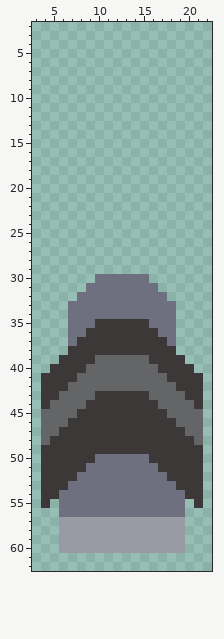
Two versions of one sprite sheet, sprites/pelican/pelican-autocannon.png. The picture above was drawn from the file before the commit.
The file is 26x65 pixels. Shown: x 3..22, y 2..62.
And afterwards:
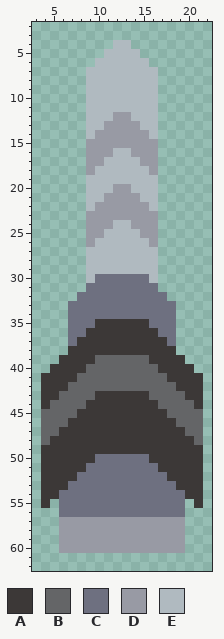
Palette (. is transparent): A #3c3837  B #646567  C #6e7080  D #989aa4  E #b0bac0
Changes in this commit:
{"y":4,"x":12,"old":"..","new":"EE"}
{"y":5,"x":11,"old":"....","new":"EEEE"}
{"y":6,"x":10,"old":"......","new":"EEEEEE"}
{"y":7,"x":9,"old":"........","new":"EEEEEEEE"}
{"y":8,"x":9,"old":"........","new":"EEEEEEEE"}
{"y":9,"x":9,"old":"........","new":"EEEEEEEE"}
{"y":10,"x":9,"old":"........","new":"EEEEEEEE"}
{"y":11,"x":9,"old":"........","new":"EEEEEEEE"}
{"y":12,"x":9,"old":"........","new":"EEEDDEEE"}
{"y":13,"x":9,"old":"........","new":"EEDDDDEE"}
{"y":14,"x":9,"old":"........","new":"EDDDDDDE"}
{"y":15,"x":9,"old":"........","new":"DDDDDDDD"}
{"y":16,"x":9,"old":"........","new":"DDDEEDDD"}
{"y":17,"x":9,"old":"........","new":"DDEEEEDD"}
{"y":18,"x":9,"old":"........","new":"DEEEEEED"}
{"y":19,"x":9,"old":"........","new":"EEEEEEEE"}
{"y":20,"x":9,"old":"........","new":"EEEDDEEE"}
{"y":21,"x":9,"old":"........","new":"EEDDDDEE"}
{"y":22,"x":9,"old":"........","new":"EDDDDDDE"}
{"y":23,"x":9,"old":"........","new":"DDDDDDDD"}
{"y":24,"x":9,"old":"........","new":"DDDEEDDD"}
{"y":25,"x":9,"old":"........","new":"DDEEEEDD"}
{"y":26,"x":9,"old":"........","new":"DEEEEEED"}
{"y":27,"x":9,"old":"........","new":"EEEEEEEE"}
{"y":28,"x":9,"old":"........","new":"EEEEEEEE"}
{"y":29,"x":9,"old":"........","new":"EEEEEEEE"}
{"y":30,"x":9,"old":".","new":"E"}
{"y":30,"x":16,"old":".","new":"E"}
{"label":"added","picture_box":[86,40,158,283]}
